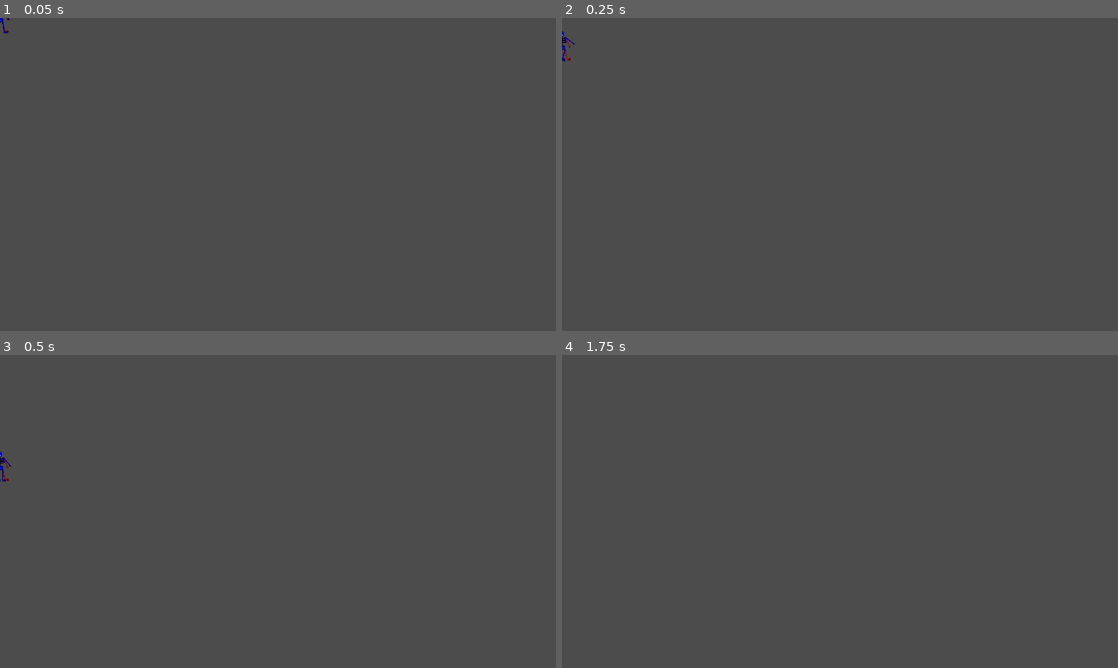
Above: before the commit, frames 1-4 (two rows, left to right).
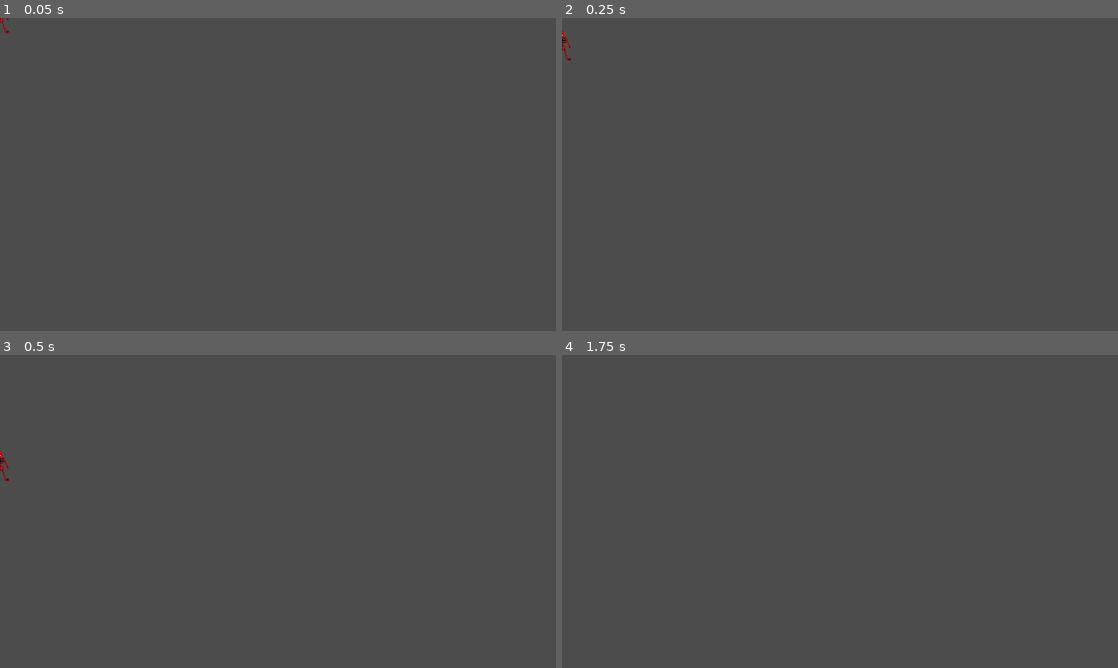
Above: after the commit, the same moments.

Repository: LeonMatthes/SkeleTurn
Game: Godot game, scene res://scenes/Player.tscn
Two runs of this game, one before a commit and one after it. Both use one fixed random seed, a clock stepped at 60 frames per second and the inputs below. The project has no main scene, so this scene is started directly.
Inputs:
- Up to frame 1 (0.05 s): no input
- Up to frame 2 (0.25 s): no input
- Up to frame 3 (0.5 s): no input
- Up to frame 4 (1.75 s): tap Enter at 1.25 s

The runs differ from the first frame. In frame 1, less than 0.1% of the frame differs, in the area x 0-2%, y 0-5%; in frame 2, less than 0.1%, in the area x 0-3%, y 4-14%; in frame 3, less than 0.1%; in frame 4, nothing differs.

Commit message:
Fixed sprites

Diff:
--- a/scenes/Player.gd
+++ b/scenes/Player.gd
@@ -28,6 +28,7 @@
 	self.playerNumber = playerNr
 
 	self.get_node("Player1Icon").set_visible(false)
+	self.get_node("Player2Icon").set_visible(false)
 	self.sprite = self.get_node("Player" + str(playerNumber) + "Icon")
 	self.sprite.set_visible(true)
 	self.animationPlayer = self.sprite.get_node("AnimationPlayer")
